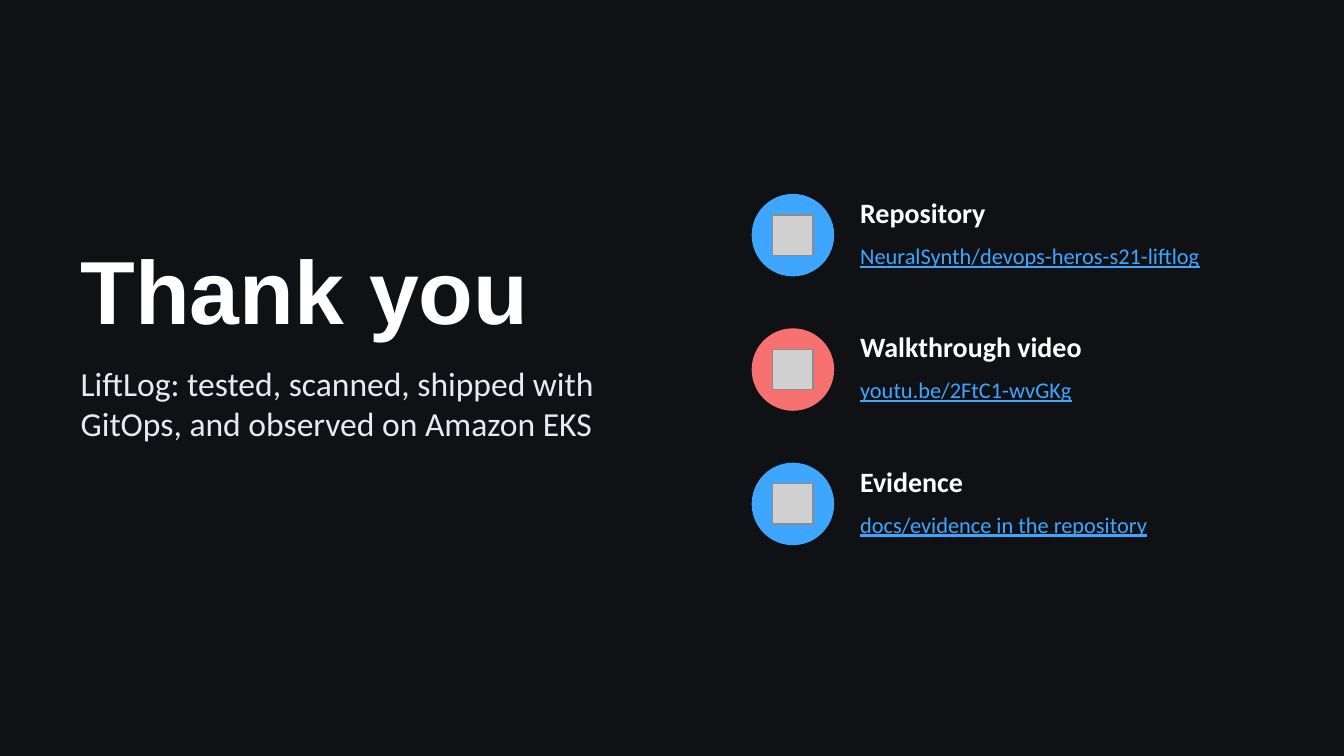
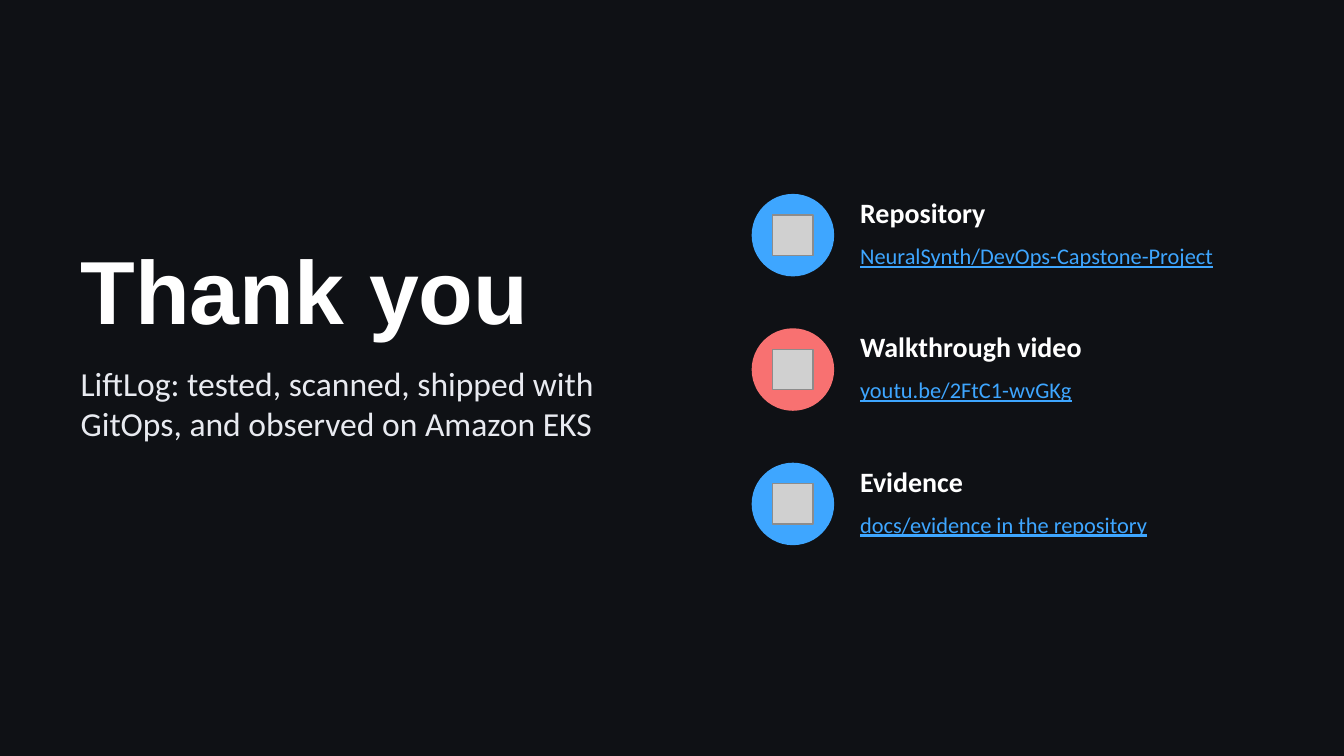
Before and after one commit to NeuralSynth/DevOps-Capstone-Project, a slide deck: slide 11 of demo/LiftLog-presentation.pptx. Drawn at 1344x756 pixels with LibreOffice and Linux fonts; fonts in the diff are those of the drawing; grey boxes stand for pictures. Boxes give left, top, right and bottom in pixels: in the first picture for what was removed or moved away, otherwise in the second. Text is boxed around its words. In the diff, an @@ line names an element or a change of style, - is before the commit and + after.

```diff
--- a/demo/LiftLog-presentation.pptx
+++ b/demo/LiftLog-presentation.pptx
@@ text at [860,248,1213,268]: text changed @@
-NeuralSynth/devops-heros-s21-liftlog
+NeuralSynth/DevOps-Capstone-Project
```
Also in this commit, not shown: 3 other files.
